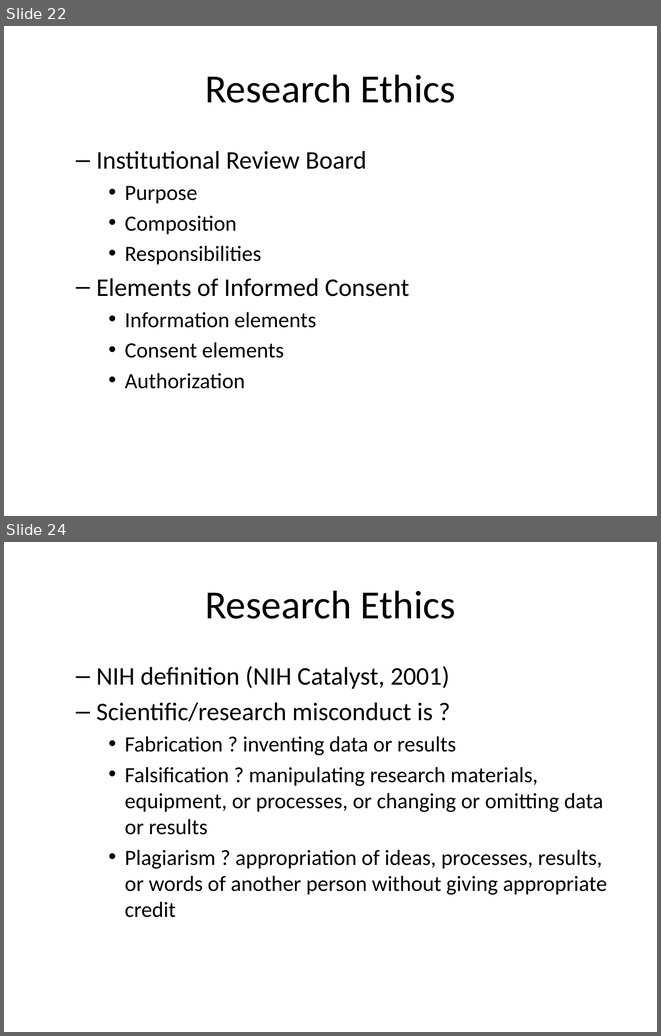
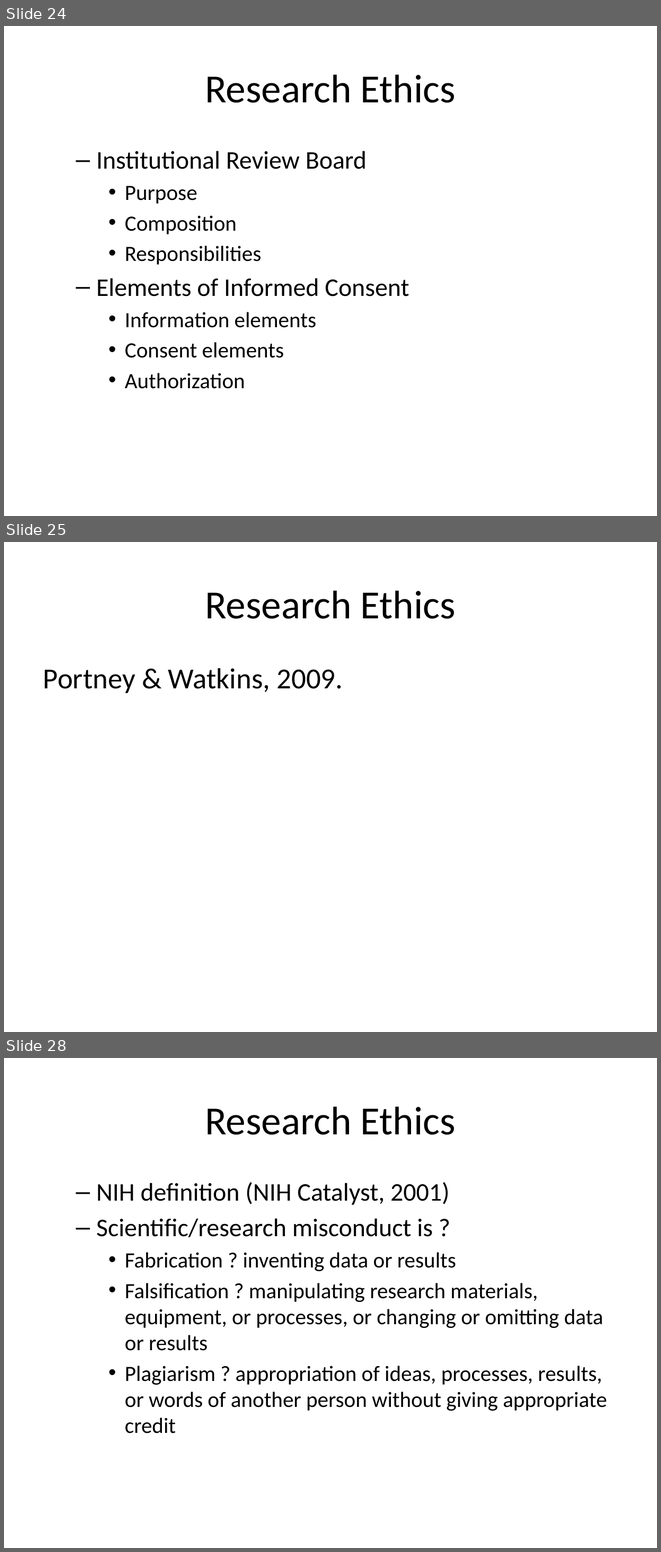
Before and after one commit to classes-medb/5510, a slide deck: src/video-02-planning.pptx. Shown one above the other, each under a label of ours: slides 22 and 24 before the commit, slides 24, 25 and 28 after it; the slides between them are not shown. The pictures are 661x1036 and 661x1552 pixels, drawn with LibreOffice and Linux fonts; fonts in the diff are those of the drawing. Boxes give left, top, right and bottom in pixels: in the first picture for what was removed or moved away, otherwise in the second. Text is boxed around its words. In the diff, an @@ line names an element or a change of style, - is before the commit and + after.

```diff
--- a/src/video-02-planning.pptx
+++ b/src/video-02-planning.pptx
@@ slide 25 added at [4, 542, 657, 1032], background #FFFFFF @@
@@ title added at [205, 590, 456, 619], 44 pt, text #000000 @@
+Research Ethics
@@ text added at [43, 668, 343, 693], 32 pt, text #000000 @@
+Portney & Watkins, 2009.
@@ what was slide 22 is now slide 24 @@
@@ what was slide 24 is now slide 28 @@
```
Also in this commit, not shown: 5 slides changed, 3 other slides added, 1 other file.
